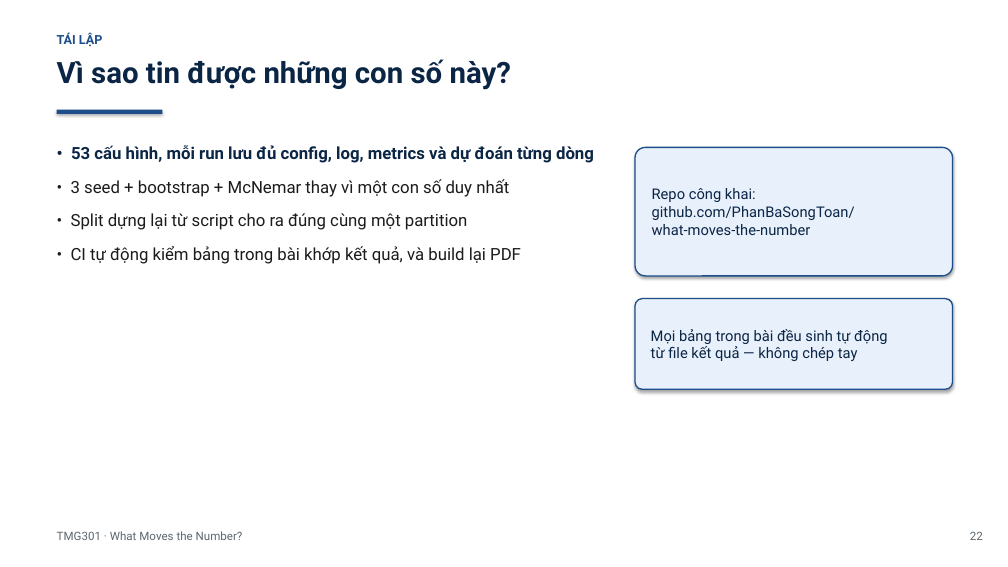
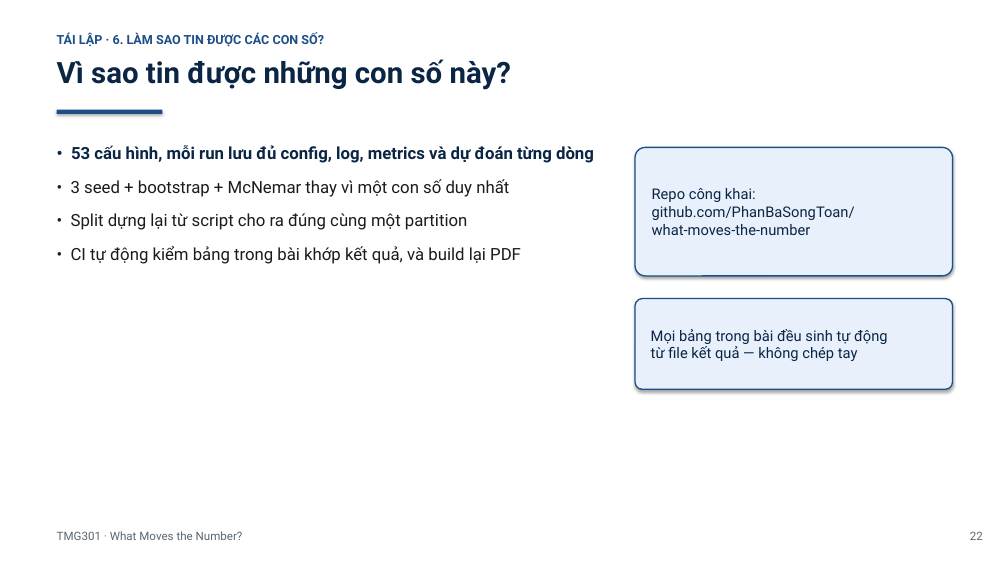
Before and after one commit to PhanBaSongToan/what-moves-the-number, a slide deck: slide 23 of slides/TMG301_What_Moves_the_Number.pptx. Drawn at 1008x567 pixels with LibreOffice and Linux fonts; fonts in the diff are those of the drawing. Boxes give left, top, right and bottom in pixels: in the first picture for what was removed or moved away, otherwise in the second. Text is boxed around its words. In the diff, an @@ line names an element or a change of style, - is before the commit and + after.

```diff
--- a/slides/TMG301_What_Moves_the_Number.pptx
+++ b/slides/TMG301_What_Moves_the_Number.pptx
@@ text at <box>57,32,324,47</box>: text changed @@
-TÁI LẬP
+TÁI LẬP · 6. LÀM SAO TIN ĐƯỢC CÁC CON SỐ?
```
Also in this commit, not shown: 10 other slides changed, 1 other file.
